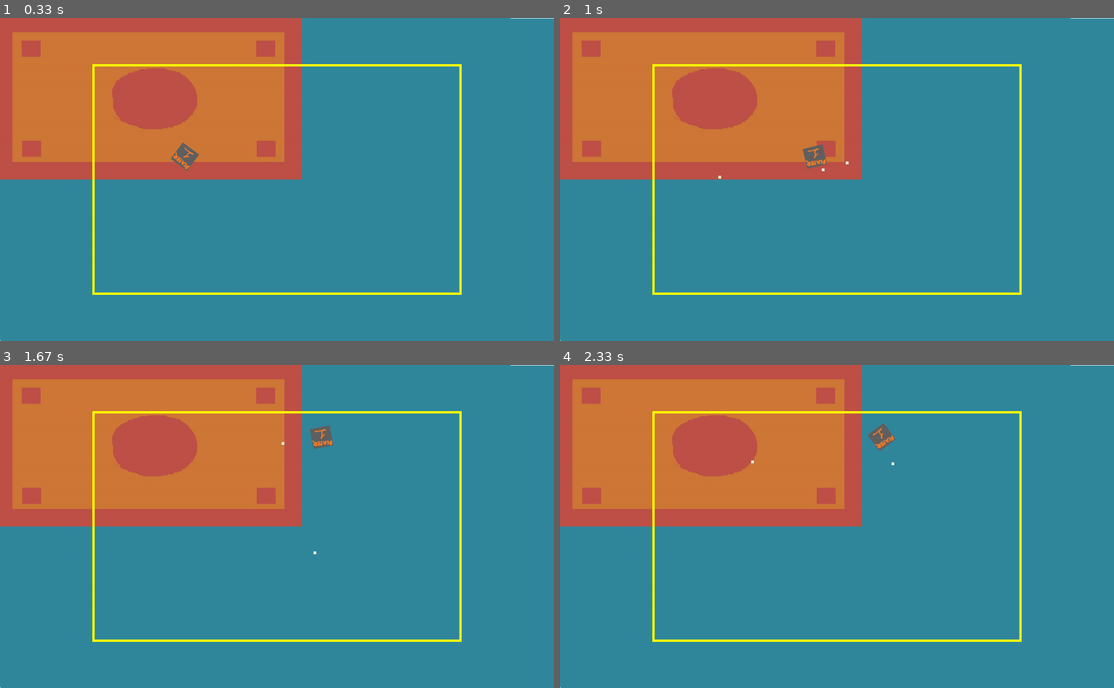
Above: before the commit, frames 1-4 (two rows, left to right).
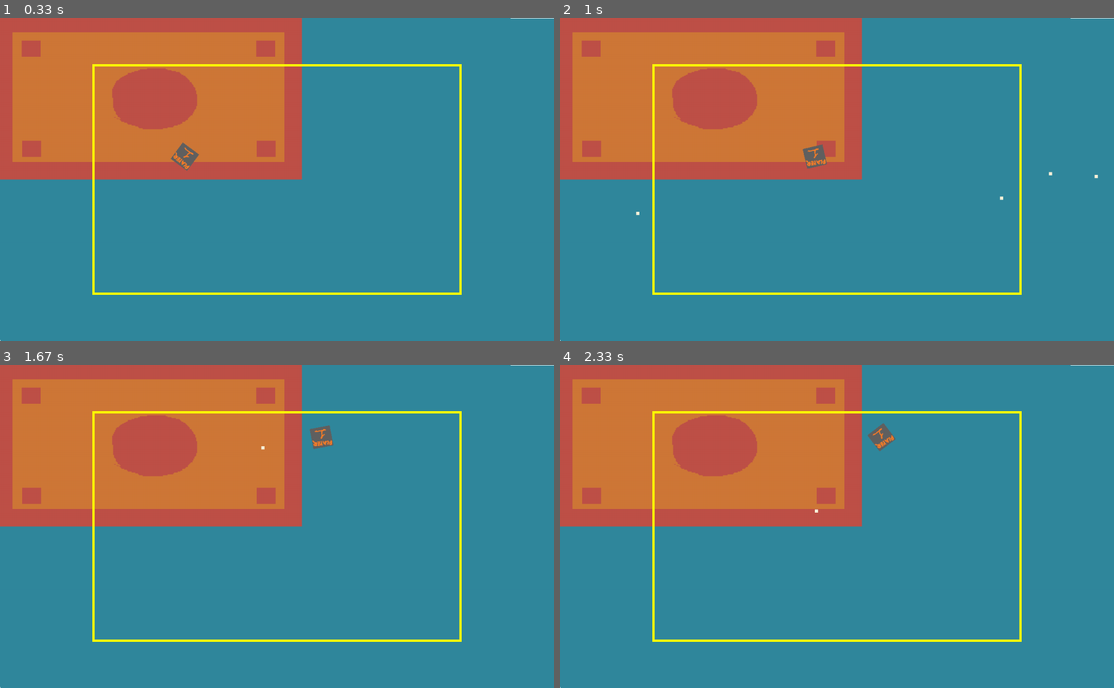
Above: after the commit, the same moments.

Repository: DimaUpGrade/HM_PyGame_Project
Game: pygame game, started from main.py
Two runs of this game, one before a commit and one after it. Both use one fixed random seed, a clock stepped at 60 frames per second and the inputs below.
Inputs (mouse positions are in pixels of both pictures, inside the frame that each line leads up to):
- Up to frame 1 (0.33 s): no input
- Up to frame 2 (1 s): press the mouse at (1014, 169) at 0.37 s; move the mouse to (925, 185) at 0.47 s; release the mouse at (842, 202) at 0.6 s; hold D from 0.67 s (still down); click (704, 182) at 0.75 s
- Up to frame 3 (1.67 s): release D at 1.13 s; hold W 1.17-1.47 s; click (332, 597) at 1.25 s; hold D from 1.5 s (still down); click (105, 478) at 1.58 s
- Up to frame 4 (2.33 s): release D at 1.97 s; hold A from 2 s (still down); click (665, 600) at 2.08 s

Frame 1 is identical in both runs. In frame 2, less than 0.1% of the frame differs, in the area x 13-98%, y 44-62%; in frame 3, less than 0.1%; in frame 4, less than 0.1%.

Commit message:
Some tries to fix problem with camera. It's nothing.

Diff:
--- a/cameragroup.py
+++ b/cameragroup.py
@@ -11,8 +11,8 @@
 
         # Camera offset
         self.offset = pygame.math.Vector2()
-        self.half_w = self.display_surface.get_size()[0] // 2
-        self.half_h = self.display_surface.get_size()[1] // 2
+        # self.half_w = self.display_surface.get_size()[0] // 2
+        # self.half_h = self.display_surface.get_size()[1] // 2
 
         # Box setup
         self.camera_borders = {'left': 200, 'right': 200, 'top': 100, 'bottom': 100}
@@ -26,10 +26,10 @@
         self.ground_surface = COVER_SPRITE
         self.ground_rect = self.ground_surface.get_rect(topleft=(0, 0))
 
-    def center_target_camera(self, target):
-        # Problems with view of rotation player here
-        self.offset.x = target.rect.centerx - self.half_w
-        self.offset.y = target.rect.centery - self.half_h
+    # def center_target_camera(self, target):
+    #     # Problems with view of rotation player here (?)
+    #     self.offset.x = target.rect.centerx - self.half_w
+    #     self.offset.y = target.rect.centery - self.half_h
 
     def box_target_camera(self, target):
 
@@ -46,7 +46,6 @@
         self.offset.y = self.camera_rect.top - self.camera_borders['top']
 
     def custom_draw(self, player):
-
         # self.center_target_camera(player)
         self.box_target_camera(player)
 
--- a/groups.py
+++ b/groups.py
@@ -1,7 +1,9 @@
 import pygame
+from cameragroup import CameraGroup
 
 
 # Create of groups
 all_sprites_group = pygame.sprite.Group()
 bullet_group = pygame.sprite.Group()
+camera_group = CameraGroup()
 # camera_group = pygame.sprite.Group()
--- a/main.py
+++ b/main.py
@@ -1,5 +1,6 @@
 import pygame
-from groups import all_sprites_group
+from screen_setting import screen
+from groups import all_sprites_group, camera_group
 from player import Player, PLAYER_1_SPRITE
 from bullet import BULLET_1_SPRITE
 from cameragroup import CameraGroup, COVER_SPRITE
@@ -16,7 +17,8 @@
 clock = pygame.time.Clock()
 
 # Set screen
-screen = pygame.display.set_mode((settings.SCREEN_WIDTH, settings.SCREEN_HEIGHT))
+# imported from screen_setting
+# screen = pygame.display.set_mode((settings.SCREEN_WIDTH, settings.SCREEN_HEIGHT))
 
 # Set name of window
 pygame.display.set_caption('Game HM')
@@ -29,7 +31,7 @@
 pause_text = (pygame.font.SysFont('Consolas', 72).render('Pause', True, pygame.color.Color('White')))
 
 # Camera group
-camera_group = CameraGroup()
+
 
 # Create object player
 PLAYER_1_SPRITE.convert_alpha()
@@ -65,10 +67,11 @@
         screen.blit(bg_img, (0, 0))
         # screen.blit(player.image, player.rect)
         # player.update()
-        all_sprites_group.update()
         camera_group.update()
+        # all_sprites_group.update()
+
         camera_group.custom_draw(player)
-        all_sprites_group.draw(screen)
+        # all_sprites_group.draw(screen)
     elif pause:
         screen.fill((0, 0, 0))
         screen.blit(pause_text, (300, 300))
--- a/player.py
+++ b/player.py
@@ -66,7 +66,8 @@
             spawn_bullet_pos = self.pos + self.gun_barrel_offset.rotate(self.angle)
             self.bullet = Bullet(spawn_bullet_pos[0], spawn_bullet_pos[1], self.angle)
             bullet_group.add(self.bullet)
-            all_sprites_group.add(self.bullet)
+            # all_sprites_group.add(self.bullet)
+            camera_group.add(self.bullet)
 
     def move(self):
         self.pos += pygame.math.Vector2(self.velocity_x, self.velocity_y)
--- /dev/null
+++ b/screen_setting.py
@@ -0,0 +1,4 @@
+import pygame
+import settings
+
+screen = pygame.display.set_mode((settings.SCREEN_WIDTH, settings.SCREEN_HEIGHT))
--- a/settings.py
+++ b/settings.py
@@ -11,7 +11,7 @@
 GUN_OFFSET_Y = 0
 
 # Bullet settings
-SHOOT_COOLDOWN = 10
-BULLET_SCALE = 0.7
-BULLET_SPEED = 5
+SHOOT_COOLDOWN = 5
+BULLET_SCALE = 0.8
+BULLET_SPEED = 20
 BULLET_LIFETIME = 750  # In ms
